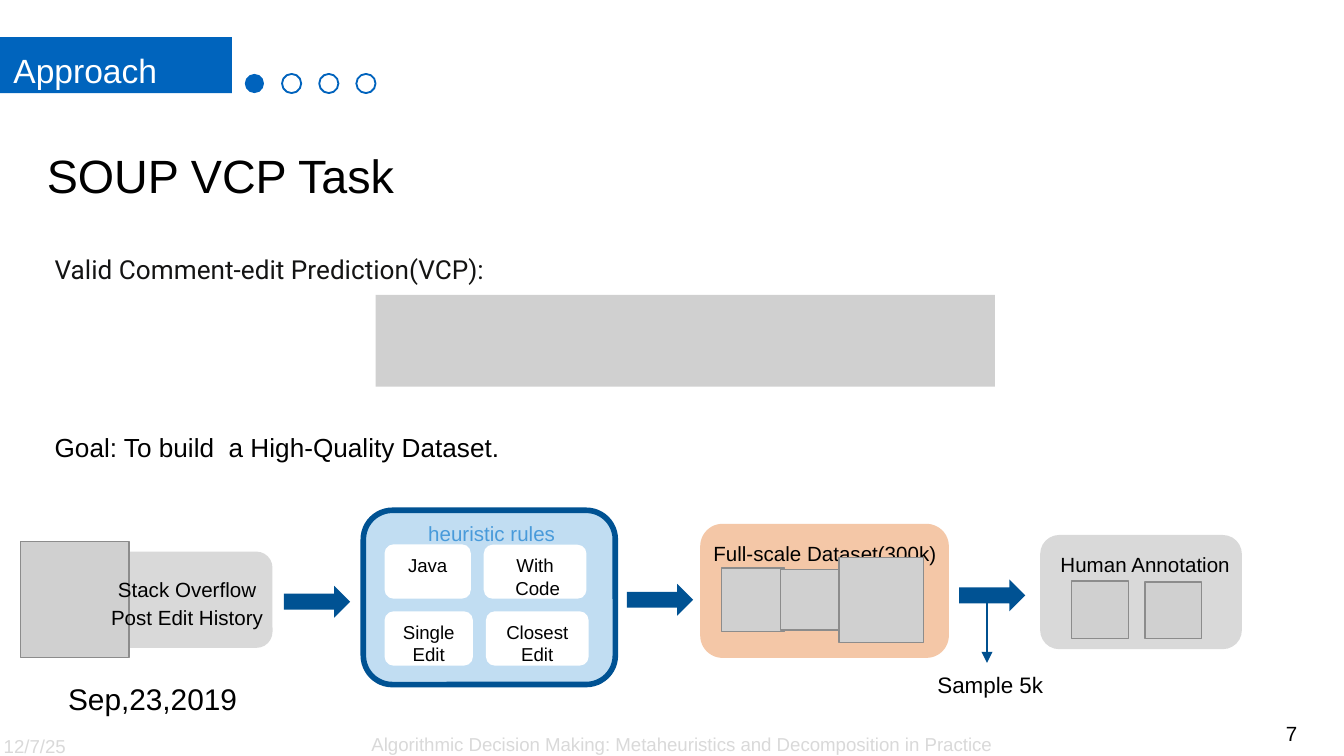
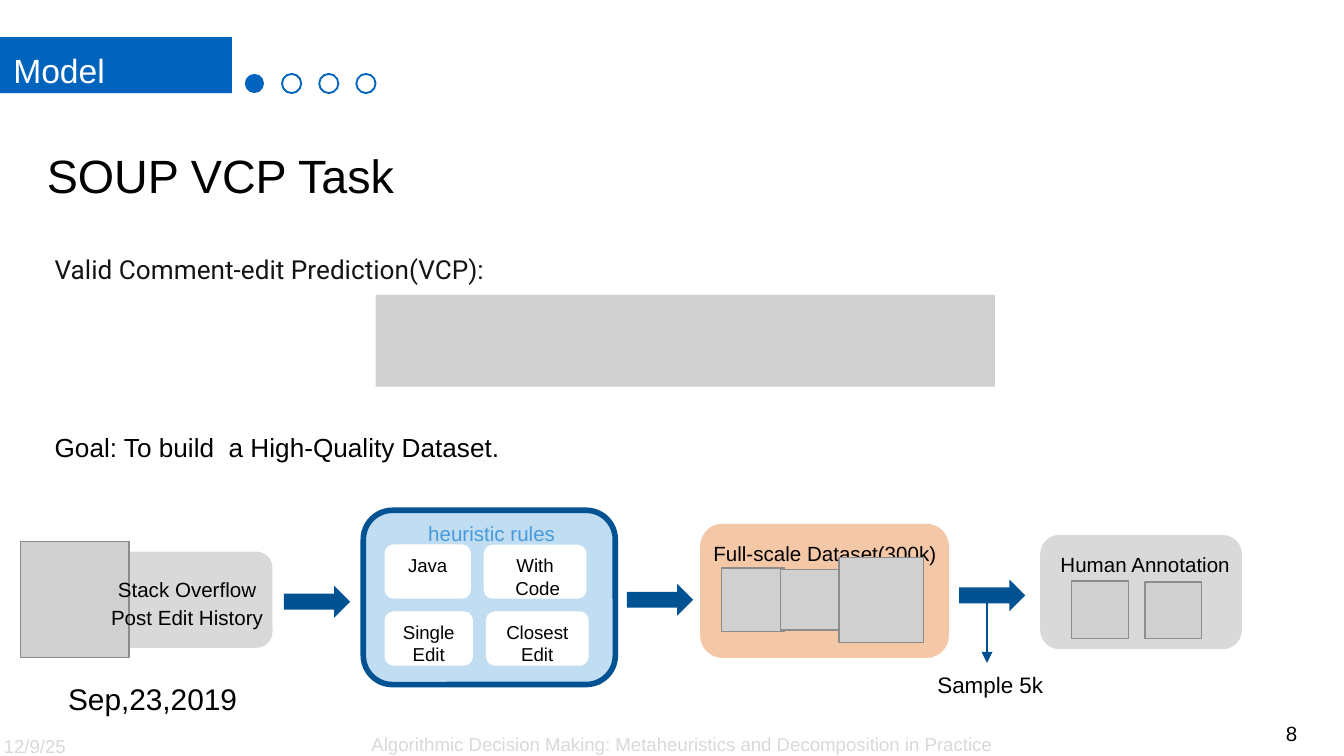
Before and after one commit to SinYita/VRPTW_solver, a slide deck: slide 8 of Presentation.pptx (slide 7 before the commit). Drawn at 1344x756 pixels with LibreOffice and Linux fonts; fonts in the diff are those of the drawing; grey boxes stand for pictures; background and template pictures are left out. Boxes give left, top, right and bottom in pixels: in the first picture for what was removed or moved away, otherwise in the second. Text is boxed around its words. In the diff, an @@ line names an element or a change of style, - is before the commit and + after.

```diff
--- a/Presentation.pptx
+++ b/Presentation.pptx
@@ text in rectangle at (13, 58, 104, 84): text changed @@
-Approach
+Model
@@ text at (4, 736, 66, 756): text changed @@
-12/7/25
+12/9/25
@@ page number at (1286, 726, 1297, 742): text changed @@
-7
+8
```
Also in this commit, not shown: 15 other slides changed, 1 slide added, 2 other files.
